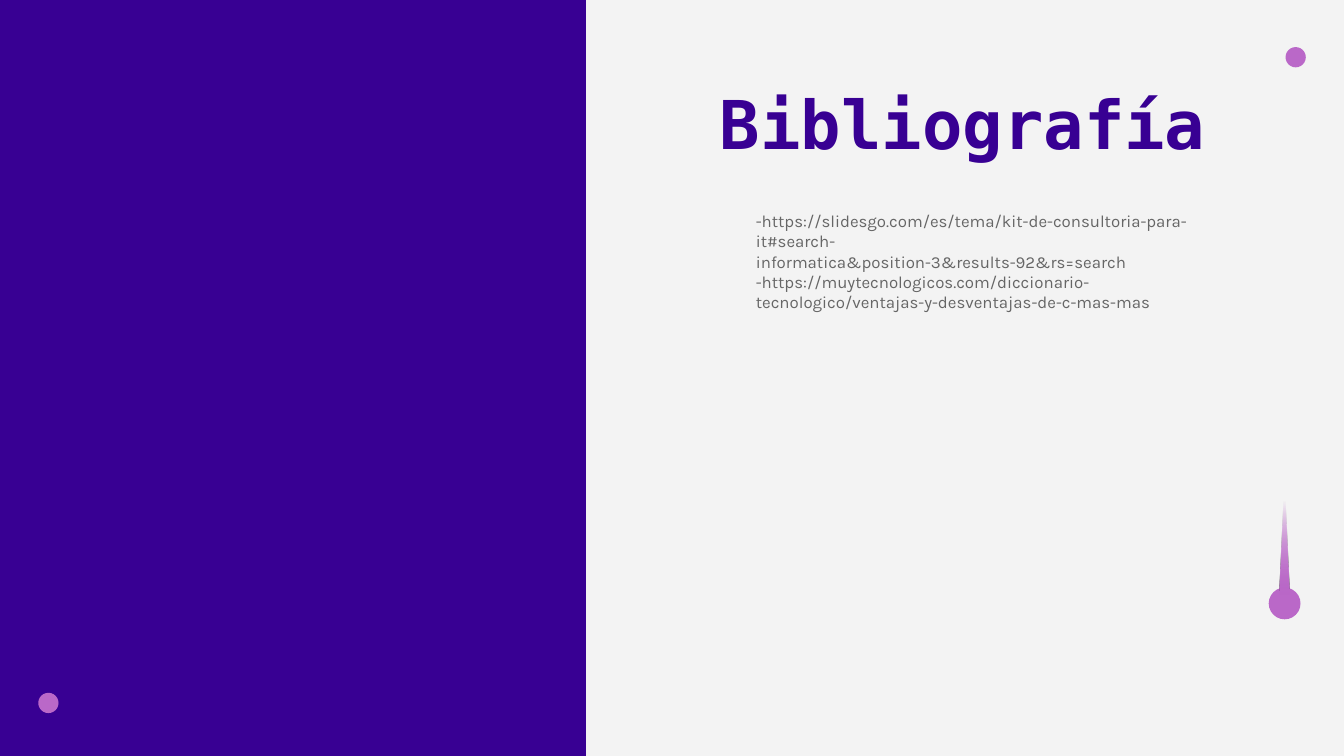
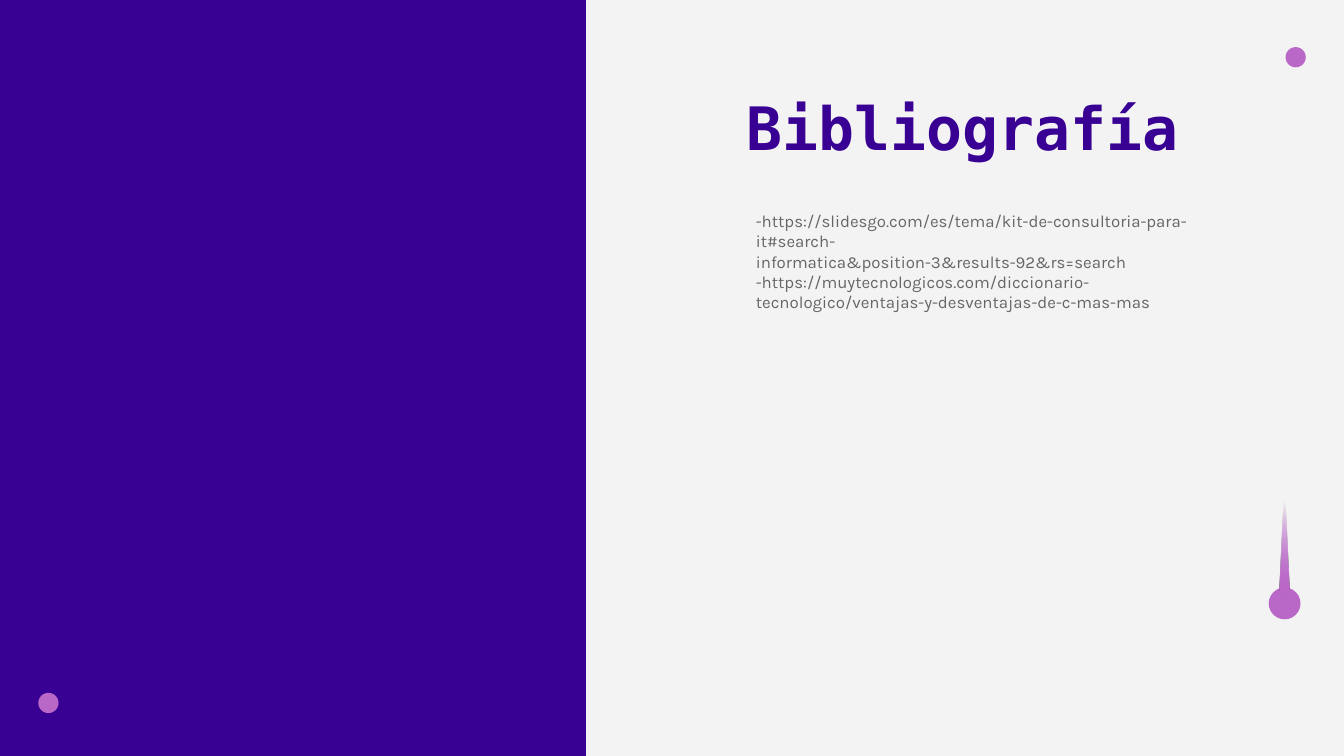
Before and after one commit to LucianoMartinez21/Catedra_1_C-, a slide deck: slide 11 of Presentacion_Fundamentos.pptx (slide 10 before the commit). Drawn at 1344x756 pixels with LibreOffice and Linux fonts; fonts in the diff are those of the drawing. Boxes give left, top, right and bottom in pixels: in the first picture for what was removed or moved away, otherwise in the second. Text is boxed around its words. In the diff, an @@ line names an element or a change of style, - is before the commit and + after.

```diff
--- a/Presentacion_Fundamentos.pptx
+++ b/Presentacion_Fundamentos.pptx
@@ title "Bibliografía" at [747, 101, 1179, 162]: size 36 to 32 pt @@
```
Also in this commit, not shown: 7 other slides changed, 1 slide added.
